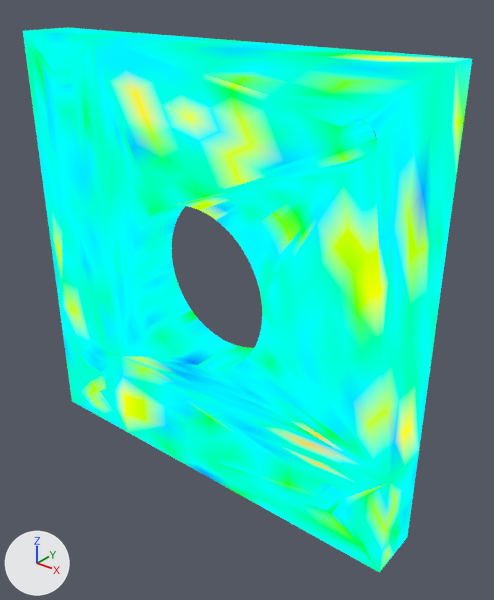
One commit to the glTF model incoming_fea/mounting_plate/static_1/Mounting Plate_fea_static_1.glb: the scene before it, then after it.
One viewpoint serves both versions: a 50 mm lens placed at (0.0745, -0.0833, 0.0503), pointed at (0.0057, 0.0027, -0.0031). The lights are fixed; the arrows at lower left show +X, +Y and +Z. The first picture is the older version.

The first picture shows 'FEA_Result'.
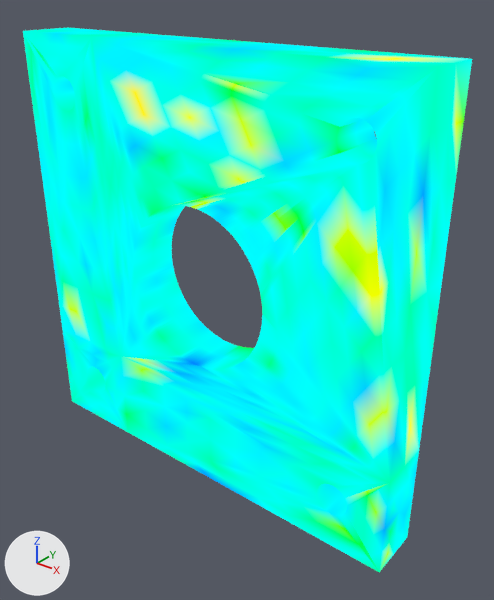
Commit message: data: rerun mounting plate FEA with connected-region hotspot gate

Pixel boxes [x1, y1, x2, y2] of what changed, in the pictures (494 x 600 px):
part 1 of me_fea_stress_mesh, recoloured
    both: [30, 31, 445, 552]
part 2 of me_fea_stress_mesh, recoloured
    both: [27, 38, 433, 552]

The edits, one by one:
me_fea_stress_mesh has 16906 vertices, 33828 faces and spans x -0.04..0.04, y -0.005..0.005, z -0.04..0.04.
me_fea_stress_mesh is used by ob_fea_result; location (0.0, 0.0, 0.0).
me_fea_stress_mesh part 1: 9388 faces centred in x -0.04..0.04, y -0.005..0.005, z -0.04..0.04 are repainted in the vertex colours; the middle colour goes from cyan #00ffe9 to cyan #00feff.
me_fea_stress_mesh part 2: 4922 faces centred in x -0.04..0.04, y -0.005..0.005, z -0.04..0.04 are repainted in the vertex colours; the middle colour goes from green #99ff00 to cyan #00ffec.
